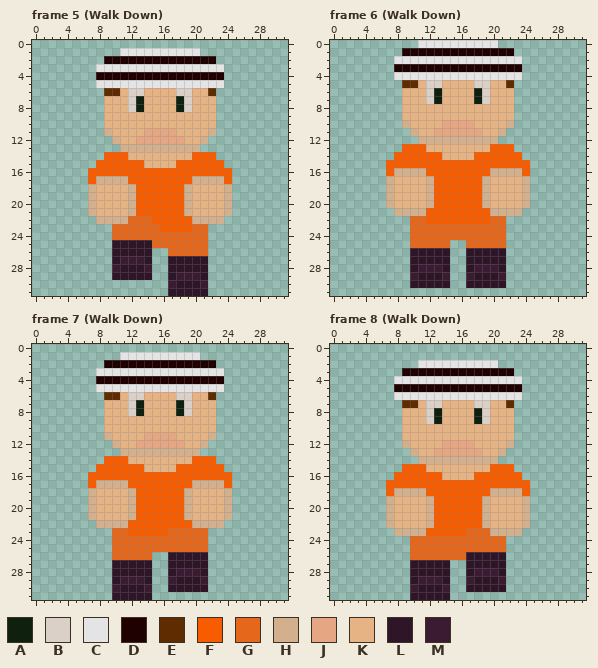
One commit to this pixel-art file: Aseprite files/Criminal/Rob evan truly.aseprite. Above is the file before it was changed.
32x32 pixels, 28 frames. Shown: frame 5 (Walk Down), frame 6 (Walk Down), frame 7 (Walk Down), frame 8 (Walk Down). The commit also changed other frames, which this record leaves out.
Palette (. is transparent): A #0f200f  B #dbd0c7  C #e4e4e4  D #1f0101  E #5e2c00  F #f75d00  G #e5671b  H #d2af8d  J #e5a684  K #e5b384  L #2e1527  M #3b1b32
After:
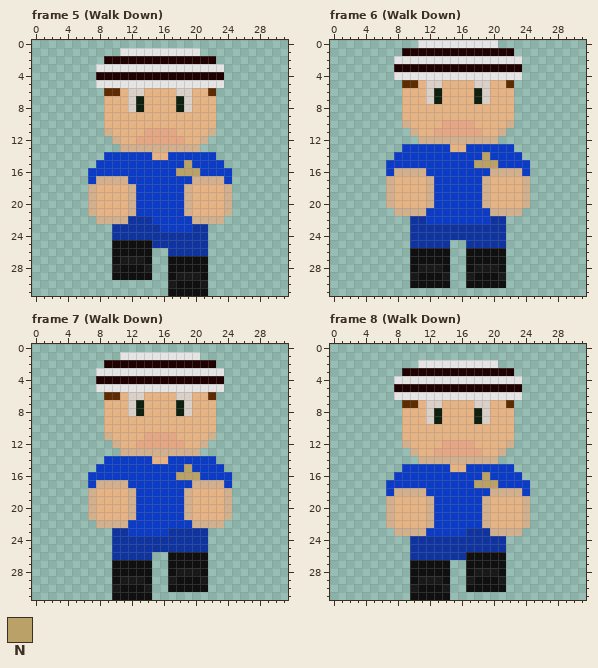
Colours new in this view: N #b9a167
Changes in this commit:
layer "Police Outfit" added
colour F: #f75d00 -> #0c3cc6
colour G: #e5671b -> #0f34a0
colour L: #2e1527 -> #101010
colour M: #3b1b32 -> #191919
Frame 5 (Walk Down), layer "Police Outfit":
y 14: x 12..14 KKK -> FFF; x 17..19 KKK -> FFF
y 15: x 14..17 KKKK -> FFFF; x 19 F -> N
y 16: x 18..20 FFF -> NNN
Frame 6 (Walk Down), layer "Police Outfit":
y 13: x 12..14 KKK -> FFF; x 17..19 KKK -> FFF
y 14: x 14..17 KKKK -> FFFF; x 19 F -> N
y 15: x 18..20 FFF -> NNN
Frame 7 (Walk Down), layer "Police Outfit": the same change as frame 5 (Walk Down)
Frame 8 (Walk Down), layer "Police Outfit":
y 15: x 12..14 KKK -> FFF; x 17..19 KKK -> FFF
y 16: x 14..17 KKKK -> FFFF; x 19 F -> N
y 17: x 18..20 FFF -> NNN
Where, in picture pixels (left, top, right, bottom), the same in both pictures:
changed: (88, 152, 232, 296)
changed: (386, 144, 530, 288)
changed: (88, 456, 232, 600)
changed: (386, 464, 530, 600)
